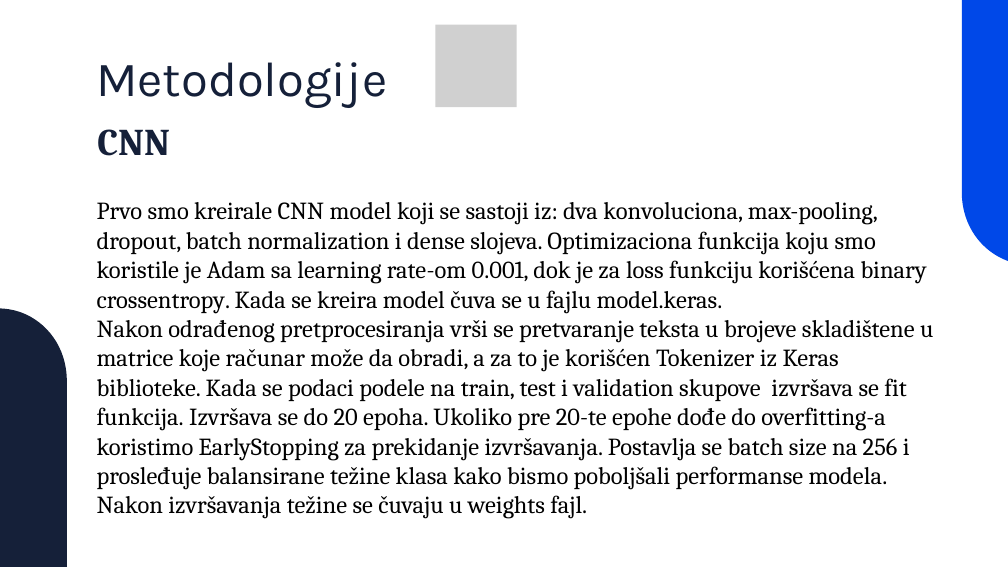
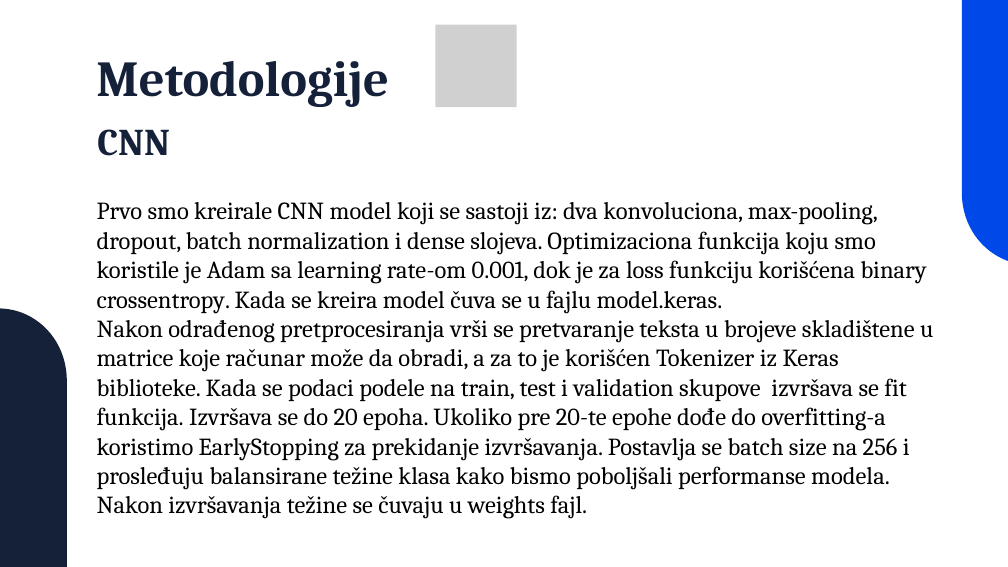
Before and after one commit to SonjaBaljicki/fake-news-detection, a slide deck: slide 7 of Fake-news-detection.pptx. Drawn at 1008x567 pixels with LibreOffice and Linux fonts; fonts in the diff are those of the drawing; grey boxes stand for pictures. Boxes give left, top, right and bottom in pixels: in the first picture for what was removed or moved away, otherwise in the second. Text is boxed around its words. In the diff, an @@ line names an element or a change of style, - is before the commit and + after.

```diff
--- a/Fake-news-detection.pptx
+++ b/Fake-news-detection.pptx
@@ text "Metodologije" at bbox=[96, 61, 389, 107]: size 70 to 72 pt, font Karla to Cambria, bold on @@
@@ text at bbox=[97, 320, 933, 519]: text changed @@
-Nakon odrađenog pretprocesiranja vrši se pretvaranje teksta u brojeve skladištene u matrice koje računar može da obradi, a za to je korišćen Tokenizer iz Keras biblioteke. Kada se podaci podele na train, test i validation skupove izvršava se fit funkcija. Izvršava se do 20 epoha. Ukoliko pre 20-te epohe dođe do overfitting-a koristimo EarlyStopping za prekidanje izvršavanja. Postavlja se batch size na 256 i prosleđuje balansirane težine klasa kako bismo poboljšali performanse modela. Nakon izvršavanja težine se čuvaju u weights fajl.
+Nakon odrađenog pretprocesiranja vrši se pretvaranje teksta u brojeve skladištene u matrice koje računar može da obradi, a za to je korišćen Tokenizer iz Keras biblioteke. Kada se podaci podele na train, test i validation skupove izvršava se fit funkcija. Izvršava se do 20 epoha. Ukoliko pre 20-te epohe dođe do overfitting-a koristimo EarlyStopping za prekidanje izvršavanja. Postavlja se batch size na 256 i prosleđuju balansirane težine klasa kako bismo poboljšali performanse modela. Nakon izvršavanja težine se čuvaju u weights fajl.
```
Also in this commit, not shown: 11 other slides changed, 6 other files.
